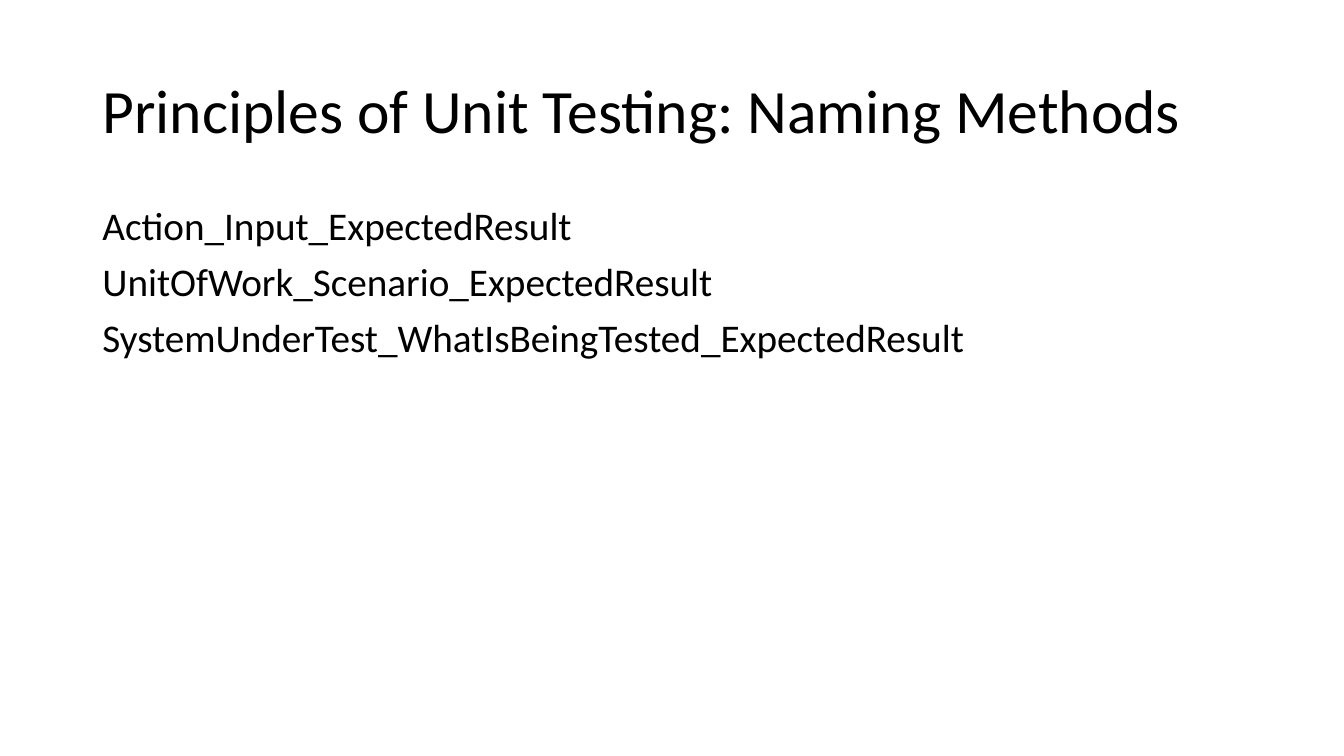
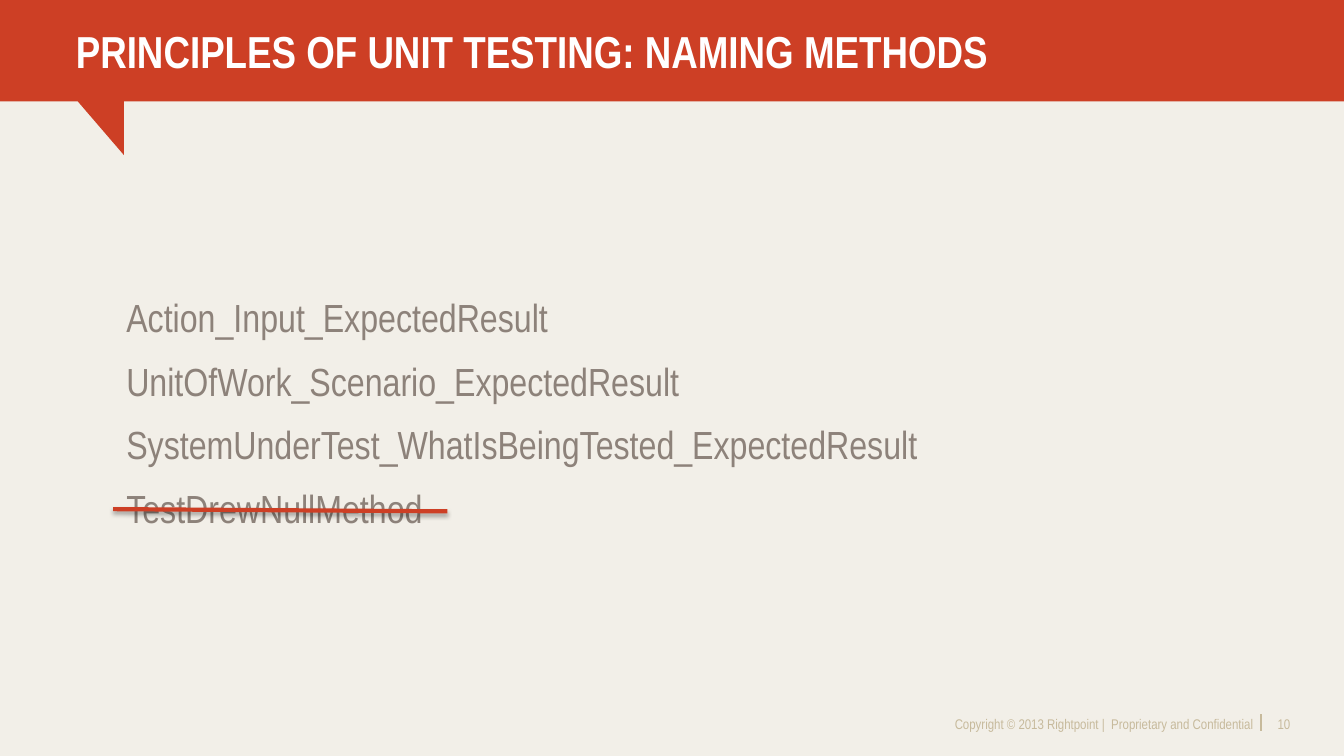
Before and after one commit to DrewNull/bff-unit-testing-in-mstest, a slide deck: slide 10 of BFF.UnitTestingInMSTest/BFF-UnitTestingInMSTest.pptx (slide 8 before the commit). Drawn at 1344x756 pixels with LibreOffice and Linux fonts; fonts in the diff are those of the drawing; background and template pictures are left out. Boxes give left, top, right and bottom in pixels: in the first picture for what was removed or moved away, otherwise in the second. Text is boxed around its words. In the diff, an @@ line names an element or a change of style, - is before the commit and + after.

```diff
--- a/BFF.UnitTestingInMSTest/BFF-UnitTestingInMSTest.pptx
+++ b/BFF.UnitTestingInMSTest/BFF-UnitTestingInMSTest.pptx
@@ background #FFFFFF to #F2EFE8 @@
@@ freeform shape added at <box>0,0,1344,155</box>, fill #CD3F25 @@
@@ title at <box>76,36,988,69</box>: text changed; size 44 to 32 pt; font Calibri to Arial Narrow; text colour #000000 to #FFFFFF; bold on @@
-Principles of Unit Testing: Naming Methods
+PRINCIPLES OF UNIT TESTING: NAMING METHODS
@@ text "Action_Input_ExpectedResult": place and size @@
-text "Action_Input_ExpectedResult" at <box>102,212,963,359</box>
+text "Action_Input_ExpectedResult" at <box>126,303,917,523</box>
@@ text at <box>126,303,917,467</box>: font Calibri to Arial Narrow, text colour #000000 to #8D827A in "Action_Input_ExpectedResult", "UnitOfWork_Scenario_ExpectedResult", "SystemUnderTest_WhatIsBeingTested_ExpectedResult"; line spacing 0.9 to 1; more space between paragraphs @@
@@ line added from (113, 509) to (448, 511), #CD3F25 3 pt @@
@@ text at <box>126,494,422,523</box>: paragraph added @@
+TestDrewNullMethod
@@ text added at <box>955,719,1253,732</box>, 10 pt, text #C7BA9C @@
+Copyright © 2013 Rightpoint | Proprietary and Confidential
@@ line added from (1261, 715) to (1261, 732), #C7BA9C 1 pt @@
@@ page number added at <box>1278,719,1291,729</box>, 10 pt, text #C7BA9C @@
+10
```
Also in this commit, not shown: 10 other slides changed, 8 slides added, 2 slides removed.
